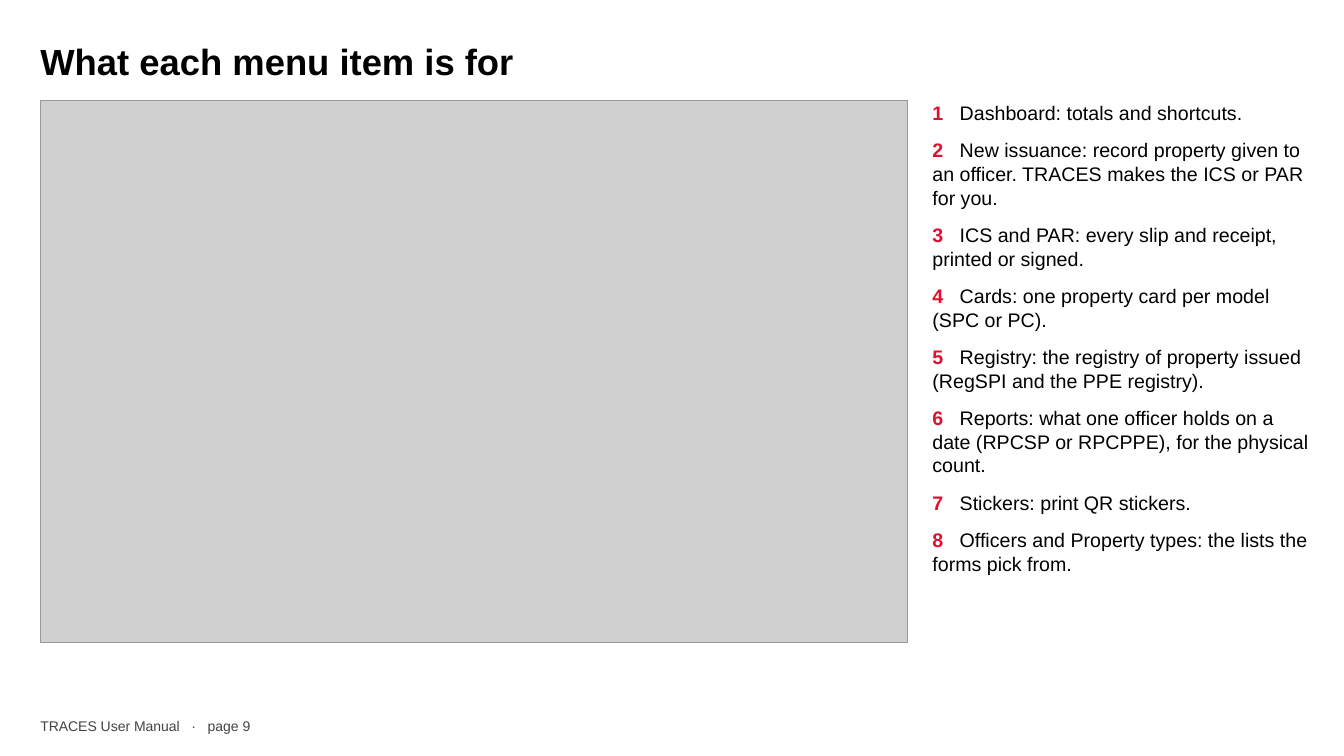
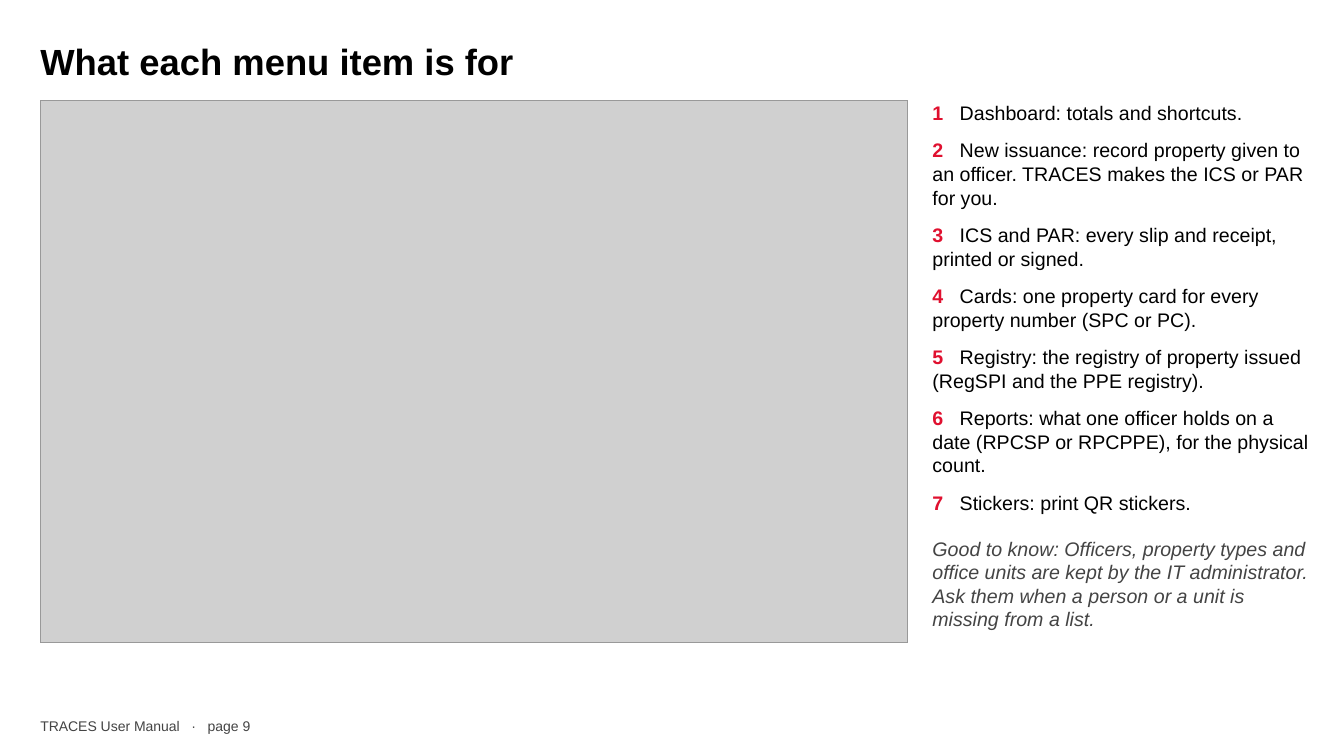
Before and after one commit to joww-seph/traces, a slide deck: slide 9 of docs/TRACES-User-Manual.pptx. Drawn at 1344x756 pixels with LibreOffice and Linux fonts; fonts in the diff are those of the drawing; grey boxes stand for pictures. Boxes give left, top, right and bottom in pixels: in the first picture for what was removed or moved away, otherwise in the second. Text is boxed around its words. In the diff, an @@ line names an element or a change of style, - is before the commit and + after.

```diff
--- a/docs/TRACES-User-Manual.pptx
+++ b/docs/TRACES-User-Manual.pptx
@@ text at box(932, 288, 1258, 331): text changed @@
-4 Cards: one property card per model (SPC or PC).
+4 Cards: one property card for every property number (SPC or PC).
@@ text at box(932, 541, 1308, 630): text changed; text colour #000000 to #444444; italic on @@
-8 Officers and Property types: the lists the forms pick from.
+Good to know: Officers, property types and office units are kept by the IT administrator. Ask them when a person or a unit is missing from a list.
```
Also in this commit, not shown: 44 other slides changed, 1 slide added, 6 other files.
